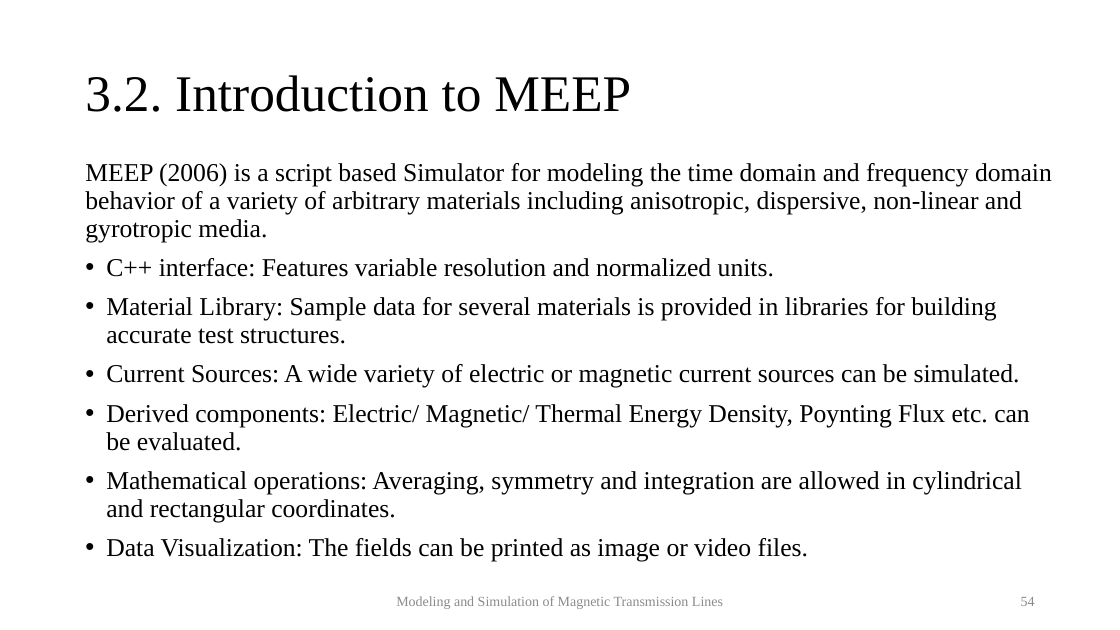
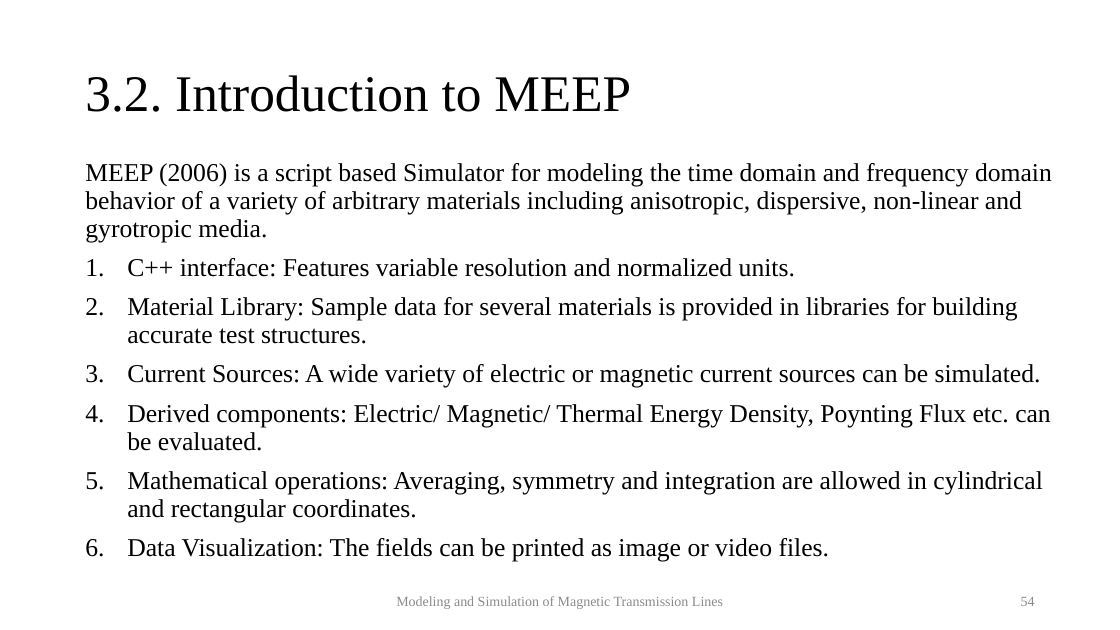
Before and after one commit to MuhammadShamaas1997/Electrical-Engineering, a slide deck: slide 54 of MS/Spring 2020/Thesis/Magnetic Transmission Lines/Thesis Final Presentation.pptx. Drawn at 1120x630 pixels with LibreOffice and Linux fonts; fonts in the diff are those of the drawing. Boxes give left, top, right and bottom in pixels: in the first picture for what was removed or moved away, otherwise in the second. Text is boxed around its words. In the diff, an @@ line names an element or a change of style, - is before the commit and + after.

```diff
--- a/MS/Spring 2020/Thesis/Magnetic Transmission Lines/Thesis Final Presentation.pptx
+++ b/MS/Spring 2020/Thesis/Magnetic Transmission Lines/Thesis Final Presentation.pptx
@@ text at bbox=[127, 258, 1051, 562]: bullet • to 1. @@
```
Also in this commit, not shown: 12 other slides changed, 1 slide added.
